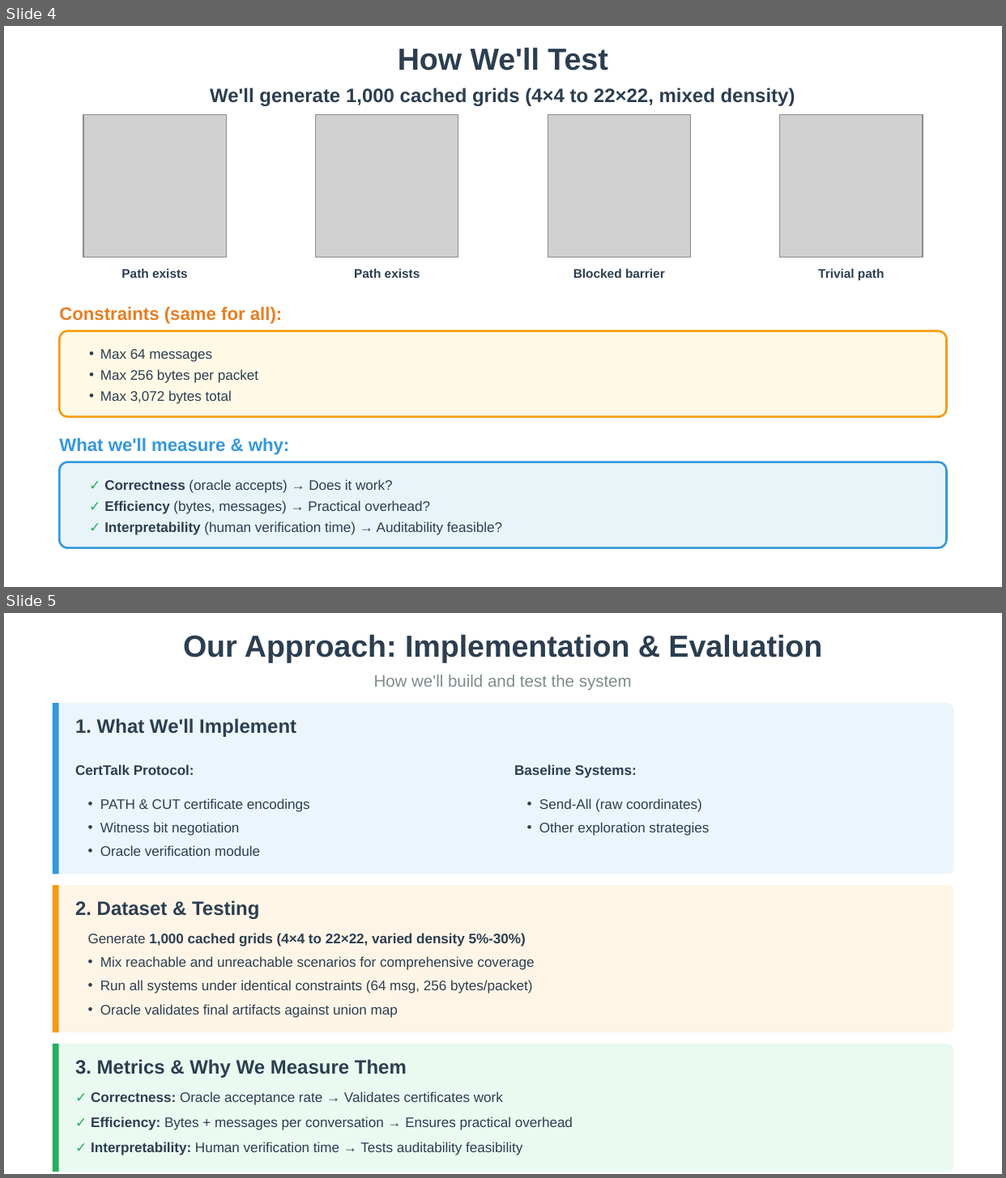
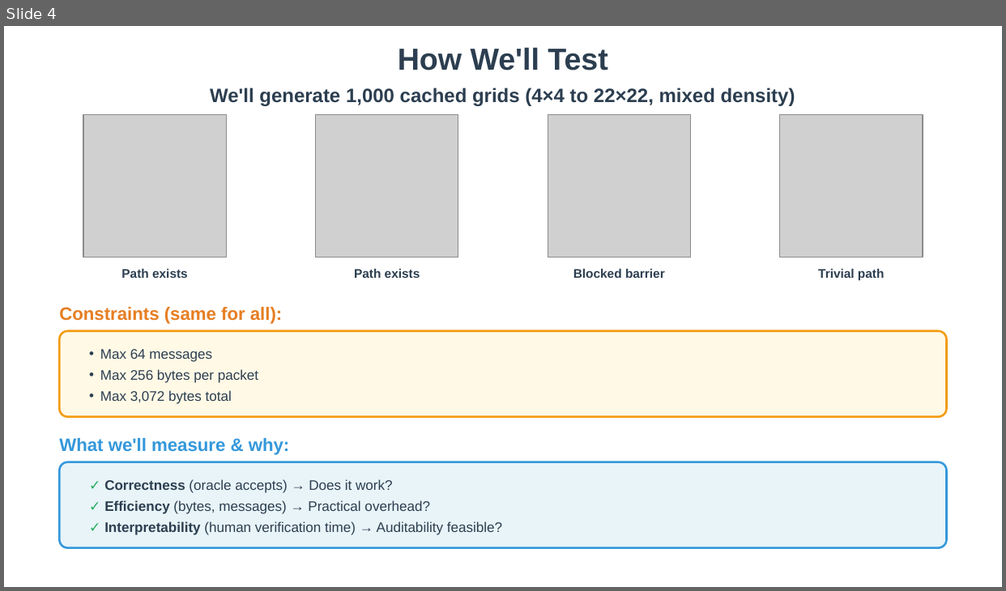
Before and after one commit to Bryan-Nsoh/slide-maker, a slide deck: projects/certtalk/v2-results/CertTalk_Presentation_v2.pptx. Shown one above the other, each under a label of ours: slides 4 and 5 before the commit, slide 4 after it. The pictures are 1006x1178 and 1006x591 pixels, drawn with LibreOffice and Linux fonts; fonts in the diff are those of the drawing; grey boxes stand for pictures. Boxes give left, top, right and bottom in pixels: in the first picture for what was removed or moved away, otherwise in the second. Text is boxed around its words. In the diff, an @@ line names an element or a change of style, - is before the commit and + after.

```diff
--- a/projects/certtalk/v2-results/CertTalk_Presentation_v2.pptx
+++ b/projects/certtalk/v2-results/CertTalk_Presentation_v2.pptx
@@ slide 5 removed at [4, 613, 1002, 1174], background #FFFFFF @@
@@ text removed at [183, 634, 822, 663] @@
-Our Approach: Implementation & Evaluation
@@ text removed at [374, 675, 632, 690] @@
-How we'll build and test the system
@@ rounded rectangle removed at [53, 703, 954, 874] @@
@@ line removed from (56, 703) to (56, 875) @@
@@ text removed at [75, 718, 296, 737] @@
-1. What We'll Implement
@@ text removed at [75, 764, 194, 775] @@
-CertTalk Protocol:
@@ text removed at [514, 764, 637, 778] @@
-Baseline Systems:
@@ text removed at [100, 798, 310, 856] @@
-• PATH & CUT certificate encodings
-• Witness bit negotiation
-• Oracle verification module
@@ text removed at [539, 798, 709, 836] @@
-• Send-All (raw coordinates)
-• Other exploration strategies
@@ rounded rectangle removed at [53, 885, 954, 1033] @@
@@ line removed from (56, 885) to (56, 1033) @@
@@ text removed at [75, 901, 259, 919] @@
-2. Dataset & Testing
@@ text removed at [88, 933, 534, 1018] @@
-• Generate 1,000 cached grids (4×4 to 22×22, varied density 5%-30%)
-• Mix reachable and unreachable scenarios for comprehensive coverage
-• Run all systems under identical constraints (64 msg, 256 bytes/packet)
-• Oracle validates final artifacts against union map
@@ rounded rectangle removed at [53, 1044, 954, 1172] @@
@@ line removed from (56, 1044) to (56, 1172) @@
@@ text removed at [75, 1059, 407, 1078] @@
-3. Metrics & Why We Measure Them
@@ text removed at [91, 1092, 503, 1105] @@
-✓ Correctness: Oracle acceptance rate → Validates certificates work
@@ text removed at [91, 1117, 573, 1131] @@
-✓ Efficiency: Bytes + messages per conversation → Ensures practical overhead
@@ text removed at [91, 1142, 522, 1156] @@
-✓ Interpretability: Human verification time → Tests auditability feasibility
```
Also in this commit, not shown: 1 slide changed, 3 slides added, 2 other slides removed, 8 other files.
